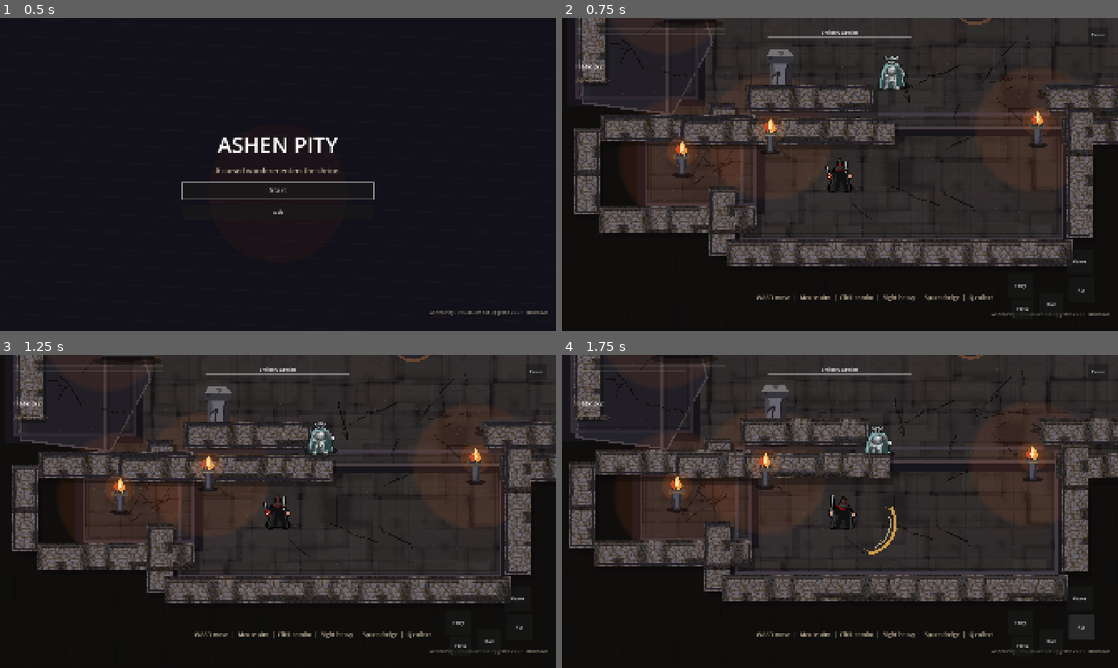
Above: before the commit, frames 1-4 (two rows, left to right).
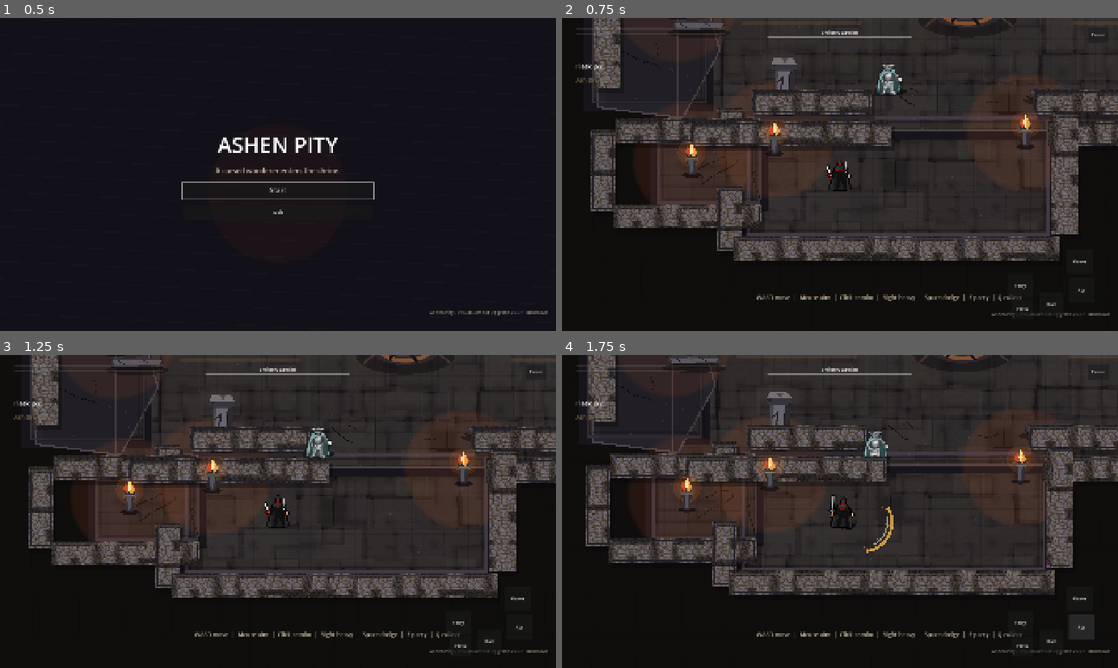
Above: after the commit, the same moments.

Repository: Seifeldin02/AshenPity
Game: Godot game, scene res://scenes/boot/Boot.tscn
Two runs of this game, one before a commit and one after it. Both use one fixed random seed, a clock stepped at 60 frames per second and the inputs below.
Inputs:
- Up to frame 1 (0.5 s): no input
- Up to frame 2 (0.75 s): click "Start" at 0.5 s
- Up to frame 3 (1.25 s): no input
- Up to frame 4 (1.75 s): click "Atk" at 1.25 s

Frame 1 is identical in both runs. In frame 2, 22% of the frame differs, in the area x 2-100%, y 0-91%; in frame 3, 22%; in frame 4, 22%, in the area x 1-100%, y 0-91%.

Commit message:
feat: expand shrine route and landmark assets

Diff:
--- a/scenes/ui/HUD.tscn
+++ b/scenes/ui/HUD.tscn
@@ -93,7 +93,7 @@
 anchor_bottom = 0.94
 theme_override_colors/font_color = Color(0.82, 0.75, 0.64, 0.92)
 theme_override_font_sizes/font_size = 20
-text = "WASD move  |  Mouse aim  |  Click combo  |  Right heavy  |  Space dodge  |  Q collect"
+text = "WASD move  |  Mouse aim  |  Click combo  |  Right heavy  |  Space dodge  |  E parry  |  Q collect"
 horizontal_alignment = 1
 
 [node name="WaveLabel" type="Label" parent="Root"]
--- a/scripts/world/ShrineArena.gd
+++ b/scripts/world/ShrineArena.gd
@@ -246,7 +246,8 @@
 
 func _on_trial_wave_started(index: int, label: String) -> void:
 	if is_instance_valid(_hud) and _hud.has_method("show_wave"):
-		_hud.show_wave("%s / %d" % [label, index + 1])
+		var total: int = int(trial.wave_count()) if is_instance_valid(trial) and trial.has_method("wave_count") else index + 1
+		_hud.show_wave("%s  %d/%d" % [label, index + 1, total])
 
 
 func _on_trial_completed() -> void:
--- a/scripts/world/ShrineRoute.gd
+++ b/scripts/world/ShrineRoute.gd
@@ -1,11 +1,11 @@
 extends RefCounted
 class_name ShrineRoute
 
-const CAMERA_LIMIT_LEFT := -1720
-const CAMERA_LIMIT_TOP := -1020
-const CAMERA_LIMIT_RIGHT := 1720
-const CAMERA_LIMIT_BOTTOM := 1020
-const CAMERA_ZOOM := Vector2(1.30, 1.30)
+const CAMERA_LIMIT_LEFT := -1980
+const CAMERA_LIMIT_TOP := -1680
+const CAMERA_LIMIT_RIGHT := 1980
+const CAMERA_LIMIT_BOTTOM := 1040
+const CAMERA_ZOOM := Vector2(1.22, 1.22)
 
 const PLAYER_START := Vector2(-360, 430)
 const GUARDIAN_SPAWNS := [Vector2(-280, -80), Vector2(310, -120), Vector2(120, 160)]
@@ -18,8 +18,31 @@
 const RIGHT_SIDE_PATH := Rect2(740, -170, 320, 395)
 const UPPER_PASSAGE := Rect2(-210, -365, 420, 115)
 const ALTAR := Rect2(-520, -620, 1040, 310)
+const WEST_OSSUARY := Rect2(-1420, -650, 560, 500)
+const WEST_PASSAGE := Rect2(-900, -455, 360, 180)
+const EAST_RELIQUARY := Rect2(860, -660, 600, 505)
+const EAST_PASSAGE := Rect2(540, -455, 360, 180)
+const NORTH_NAVE := Rect2(-690, -1015, 1380, 360)
+const BOSS_SANCTUM := Rect2(-510, -1460, 1020, 390)
+const SANCTUM_PASSAGE := Rect2(-235, -1120, 470, 160)
 
-const ROOMS := [ENTRANCE, SIDE_ALCOVE, LOWER_PASSAGE, CENTRAL, LEFT_SIDE_PATH, RIGHT_SIDE_PATH, UPPER_PASSAGE, ALTAR]
+const ROOMS := [
+	ENTRANCE,
+	SIDE_ALCOVE,
+	LOWER_PASSAGE,
+	CENTRAL,
+	LEFT_SIDE_PATH,
+	RIGHT_SIDE_PATH,
+	UPPER_PASSAGE,
+	ALTAR,
+	WEST_PASSAGE,
+	WEST_OSSUARY,
+	EAST_PASSAGE,
+	EAST_RELIQUARY,
+	NORTH_NAVE,
+	SANCTUM_PASSAGE,
+	BOSS_SANCTUM
+]
 
 const TEST_VISIBILITY_POINTS := [
 	Vector2(-470, 520),
@@ -29,7 +52,11 @@
 	Vector2(900, 0),
 	Vector2(0, -35),
 	Vector2(-430, -520),
-	Vector2(430, -520)
+	Vector2(430, -520),
+	Vector2(-1240, -420),
+	Vector2(1240, -425),
+	Vector2(0, -850),
+	Vector2(0, -1320)
 ]
 
 const WALLS := [
@@ -52,7 +79,28 @@
 	["AltarEast", Vector2(574, -464), Vector2(74, 310)],
 	["AltarNorth", Vector2(0, -664), Vector2(1160, 72)],
 	["AltarSouthLeft", Vector2(-400, -286), Vector2(370, 70)],
-	["AltarSouthRight", Vector2(400, -286), Vector2(370, 70)]
+	["AltarSouthRight", Vector2(400, -286), Vector2(370, 70)],
+	["WestPassageNorth", Vector2(-720, -504), Vector2(370, 58)],
+	["WestPassageSouth", Vector2(-720, -246), Vector2(370, 58)],
+	["WestOssuaryWest", Vector2(-1468, -395), Vector2(70, 515)],
+	["WestOssuaryNorth", Vector2(-1140, -690), Vector2(620, 66)],
+	["WestOssuarySouth", Vector2(-1170, -124), Vector2(560, 66)],
+	["EastPassageNorth", Vector2(720, -510), Vector2(370, 58)],
+	["EastPassageSouth", Vector2(720, -246), Vector2(370, 58)],
+	["EastReliquaryEast", Vector2(1510, -404), Vector2(70, 520)],
+	["EastReliquaryNorth", Vector2(1160, -700), Vector2(650, 66)],
+	["EastReliquarySouth", Vector2(1170, -124), Vector2(575, 66)],
+	["NaveWest", Vector2(-736, -830), Vector2(72, 370)],
+	["NaveEast", Vector2(736, -830), Vector2(72, 370)],
+	["NaveNorthLeft", Vector2(-455, -1056), Vector2(560, 66)],
+	["NaveNorthRight", Vector2(455, -1056), Vector2(560, 66)],
+	["SanctumPassageWest", Vector2(-282, -1040), Vector2(58, 190)],
+	["SanctumPassageEast", Vector2(282, -1040), Vector2(58, 190)],
+	["BossWest", Vector2(-560, -1265), Vector2(74, 420)],
+	["BossEast", Vector2(560, -1265), Vector2(74, 420)],
+	["BossNorth", Vector2(0, -1502), Vector2(1120, 72)],
+	["BossSouthLeft", Vector2(-315, -1094), Vector2(410, 66)],
+	["BossSouthRight", Vector2(315, -1094), Vector2(410, 66)]
 ]
 
 const OBSTACLES := [
@@ -63,10 +111,37 @@
 	["BrokenWallA", Vector2(255, 202), Vector2(155, 38), "broken_wall"],
 	["BrokenWallB", Vector2(-760, 10), Vector2(145, 38), "broken_wall"],
 	["BrokenWallC", Vector2(760, 4), Vector2(145, 38), "broken_wall"],
-	["AltarBlock", Vector2(0, -514), Vector2(250, 68), "altar"]
+	["AltarBlock", Vector2(0, -514), Vector2(250, 68), "altar"],
+	["OssuaryShelfA", Vector2(-1278, -486), Vector2(130, 46), "broken_wall"],
+	["OssuaryShelfB", Vector2(-1018, -292), Vector2(150, 46), "broken_wall"],
+	["ReliquaryShelfA", Vector2(1020, -490), Vector2(150, 46), "broken_wall"],
+	["ReliquaryShelfB", Vector2(1300, -315), Vector2(150, 46), "broken_wall"],
+	["NavePillarA", Vector2(-470, -830), Vector2(58, 82), "pillar"],
+	["NavePillarB", Vector2(470, -830), Vector2(58, 82), "pillar"],
+	["BossPillarA", Vector2(-330, -1240), Vector2(70, 92), "pillar"],
+	["BossPillarB", Vector2(330, -1240), Vector2(70, 92), "pillar"],
+	["BossAltar", Vector2(0, -1370), Vector2(250, 70), "altar"]
 ]
 
-const TORCHES := [Vector2(-545, 330), Vector2(165, 310), Vector2(-780, 390), Vector2(-820, -55), Vector2(820, -80), Vector2(-660, -225), Vector2(660, -225), Vector2(-330, -555), Vector2(335, -555)]
+const TORCHES := [
+	Vector2(-545, 330),
+	Vector2(165, 310),
+	Vector2(-780, 390),
+	Vector2(-820, -55),
+	Vector2(820, -80),
+	Vector2(-660, -225),
+	Vector2(660, -225),
+	Vector2(-330, -555),
+	Vector2(335, -555),
+	Vector2(-1340, -570),
+	Vector2(-910, -235),
+	Vector2(940, -560),
+	Vector2(1370, -250),
+	Vector2(-610, -900),
+	Vector2(610, -900),
+	Vector2(-405, -1380),
+	Vector2(405, -1380)
+]
 
 static func is_inside_route(point: Vector2) -> bool:
 	for room in ROOMS:
--- a/scripts/world/ShrineRouteLayer.gd
+++ b/scripts/world/ShrineRouteLayer.gd
@@ -41,8 +41,13 @@
 	_draw_room_trim(Route.RIGHT_SIDE_PATH, Color("#332d36"))
 	_draw_room_trim(Route.CENTRAL, Color("#493f43"))
 	_draw_room_trim(Route.ALTAR, Color("#514347"))
+	_draw_room_trim(Route.WEST_OSSUARY, Color("#3b3431"))
+	_draw_room_trim(Route.EAST_RELIQUARY, Color("#3c3740"))
+	_draw_room_trim(Route.NORTH_NAVE, Color("#403940"))
+	_draw_room_trim(Route.BOSS_SANCTUM, Color("#4a3537"))
 	_draw_stairs()
 	_draw_landmark()
+	_draw_room_landmarks()
 
 
 func _draw_decals() -> void:
@@ -81,6 +86,12 @@
 		base_tint = Color(0.82, 0.72, 0.66, 0.90)
 	elif room == Route.SIDE_ALCOVE or room == Route.LEFT_SIDE_PATH or room == Route.RIGHT_SIDE_PATH:
 		base_tint = Color(0.58, 0.55, 0.58, 0.82)
+	elif room == Route.WEST_OSSUARY:
+		base_tint = Color(0.60, 0.55, 0.49, 0.86)
+	elif room == Route.EAST_RELIQUARY:
+		base_tint = Color(0.64, 0.60, 0.66, 0.84)
+	elif room == Route.BOSS_SANCTUM:
+		base_tint = Color(0.76, 0.56, 0.54, 0.90)
 	draw_rect(room.grow(24.0), Color("#17151b"))
 	_draw_tiled_texture(_textures.get("floor_a"), room, Color(base_tint.r, base_tint.g, base_tint.b, 0.28))
 	for cell in _floor_cells:
@@ -137,19 +148,21 @@
 
 
 func _draw_stairs() -> void:
-	for i in 5:
-		var y := -310.0 - float(i) * 26.0
-		var width := 340.0 - float(i) * 24.0
-		draw_rect(Rect2(-width * 0.5, y, width, 18), Color(0.20, 0.18, 0.20, 1.0))
-		draw_line(Vector2(-width * 0.5, y), Vector2(width * 0.5, y), Color(0.48, 0.42, 0.36, 0.23), 2.0)
+	_draw_texture_centered(_textures.get("stairs"), Vector2(0, -360), Vector2(1.18, 0.72), Color(0.95, 0.90, 0.86, 0.90))
+	_draw_texture_centered(_textures.get("stairs"), Vector2(0, -1125), Vector2(1.35, 0.78), Color(0.95, 0.84, 0.78, 0.92))
 
 
 func _draw_landmark() -> void:
-	draw_colored_polygon(_ellipse(Vector2(0, -28), 112.0, 54.0), Color("#252229"))
-	draw_colored_polygon(_ellipse(Vector2(0, -35), 70.0, 32.0), Color("#3b3130"))
-	draw_arc(Vector2(0, -35), 64.0, 0.2, TAU - 0.4, 42, Color(0.80, 0.45, 0.23, 0.36), 7.0)
-	draw_line(Vector2(-38, -70), Vector2(22, 4), Color("#17141a"), 5.0)
-	draw_line(Vector2(42, -61), Vector2(-12, -4), Color("#17141a"), 4.0)
+	_draw_texture_centered(_textures.get("brazier"), Vector2(0, -36), Vector2(1.2, 1.2), Color.WHITE)
+
+
+func _draw_room_landmarks() -> void:
+	_draw_texture_centered(_textures.get("bone_debris"), Vector2(-1260, -410), Vector2(1.0, 1.0), Color(0.90, 0.84, 0.78, 0.78))
+	_draw_texture_centered(_textures.get("bone_debris"), Vector2(-1040, -540), Vector2(0.78, 0.78), Color(0.80, 0.76, 0.70, 0.62))
+	_draw_texture_centered(_textures.get("reliquary"), Vector2(1095, -470), Vector2(1.05, 1.05), Color(0.84, 0.80, 0.88, 0.86))
+	_draw_texture_centered(_textures.get("reliquary"), Vector2(1325, -305), Vector2(0.90, 0.90), Color(0.82, 0.78, 0.86, 0.82))
+	_draw_texture_centered(_textures.get("sealed_door"), Vector2(0, -1405), Vector2(1.35, 1.15), Color(0.90, 0.78, 0.72, 0.92))
+	_draw_texture_centered(_textures.get("brazier"), Vector2(0, -1260), Vector2(0.92, 0.92), Color(1.0, 0.88, 0.78, 0.88))
 
 
 func _draw_light_pool(center: Vector2, radius: float) -> void:
@@ -193,6 +206,10 @@
 						warm += 0.010
 					elif room == Route.SIDE_ALCOVE or room == Route.LEFT_SIDE_PATH or room == Route.RIGHT_SIDE_PATH:
 						shade *= 0.88
+					elif room == Route.WEST_OSSUARY:
+						shade *= 0.86
+					elif room == Route.BOSS_SANCTUM:
+						warm += 0.018
 					_floor_cells.append({
 						"room": room,
 						"rect": rect,
@@ -208,6 +225,11 @@
 		"floor_a": _load_texture("res://assets/environment/upgrade/floor_stone_a.png"),
 		"floor_b": _load_texture("res://assets/environment/upgrade/floor_stone_b.png"),
 		"floor_c": _load_texture("res://assets/environment/upgrade/floor_stone_c.png"),
+		"stairs": _load_texture("res://assets/environment/upgrade/altar_stairs.png"),
+		"brazier": _load_texture("res://assets/environment/upgrade/ash_brazier.png"),
+		"sealed_door": _load_texture("res://assets/environment/upgrade/sealed_door.png"),
+		"bone_debris": _load_texture("res://assets/environment/upgrade/bone_debris.png"),
+		"reliquary": _load_texture("res://assets/environment/upgrade/reliquary_shelf.png"),
 	}
 
 
@@ -215,6 +237,13 @@
 	if texture == null:
 		return
 	draw_texture_rect(texture, rect, true, tint)
+
+
+func _draw_texture_centered(texture: Texture2D, center: Vector2, scale_value: Vector2, tint: Color) -> void:
+	if texture == null:
+		return
+	var size := texture.get_size() * scale_value
+	draw_texture_rect(texture, Rect2(center - size * 0.5, size), false, tint)
 
 
 func _load_texture(path: String) -> Texture2D:
Binary file added: assets/environment/upgrade/altar_stairs.png
Binary file added: assets/environment/upgrade/ash_brazier.png
Binary file added: assets/environment/upgrade/bone_debris.png
Binary file added: assets/environment/upgrade/reliquary_shelf.png
Binary file added: assets/environment/upgrade/sealed_door.png
